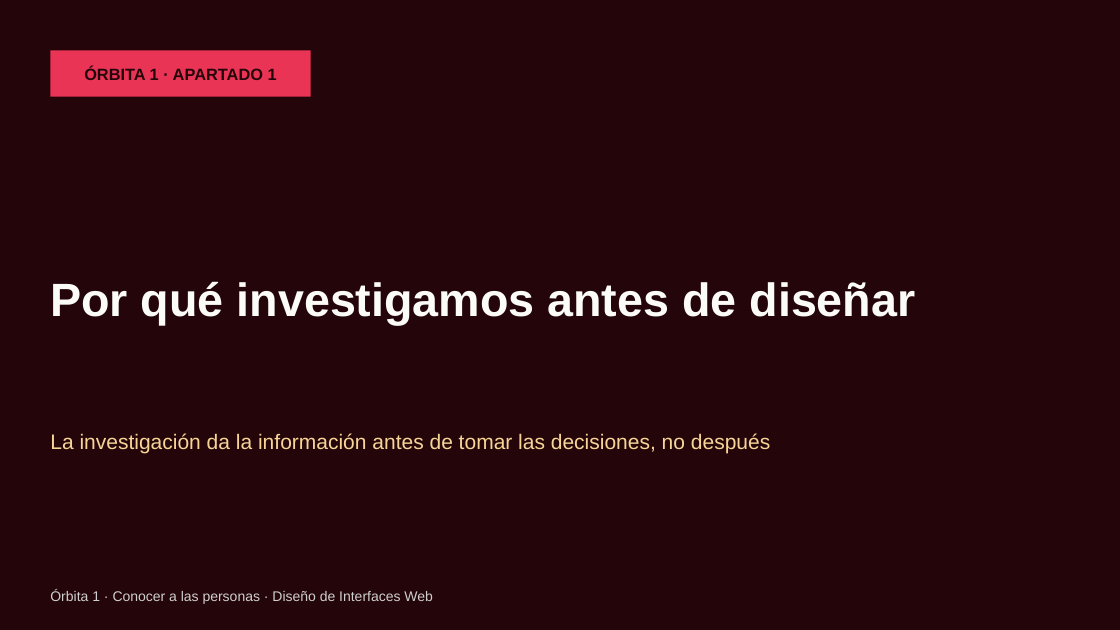
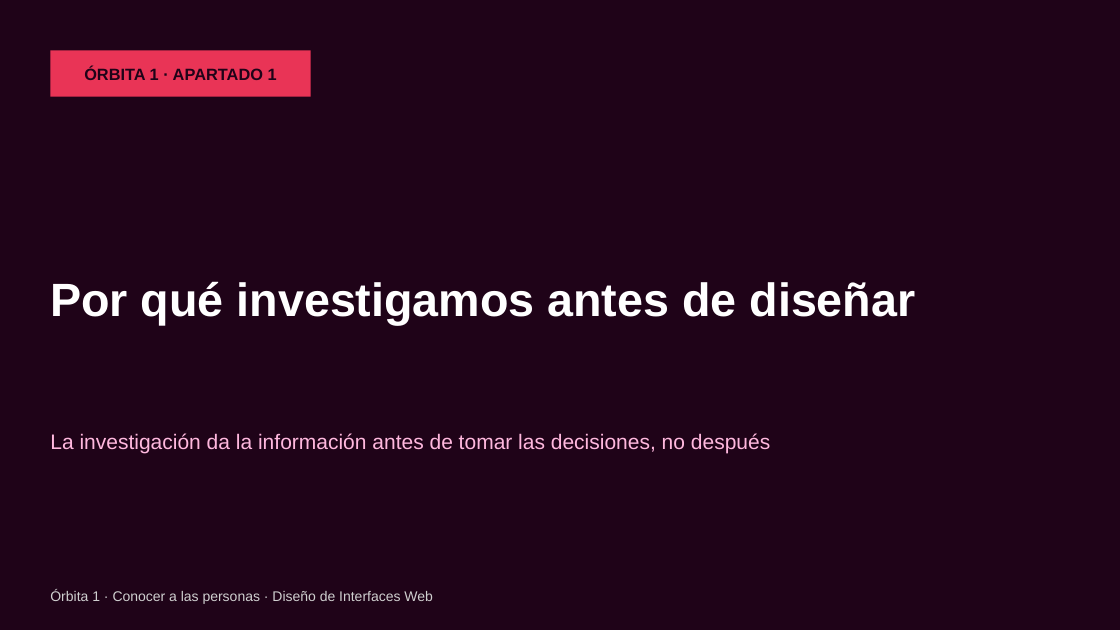
Before and after one commit to envasador/diseno-interfaces-web, a slide deck: slide 1 of docs/orbitas/orbita1/slides/pptx/orbita1_01_por_que_investigamos.pptx. Drawn at 1120x630 pixels with LibreOffice and Linux fonts; fonts in the diff are those of the drawing. Boxes give left, top, right and bottom in pixels: in the first picture for what was removed or moved away, otherwise in the second. Text is boxed around its words. In the diff, an @@ line names an element or a change of style, - is before the commit and + after.

Commit message:
Curso 2026 | 2027 - Nuevas órbitas.

```diff
--- a/docs/orbitas/orbita1/slides/pptx/orbita1_01_por_que_investigamos.pptx
+++ b/docs/orbitas/orbita1/slides/pptx/orbita1_01_por_que_investigamos.pptx
@@ background #240509 to #1F0318 @@
@@ text "ÓRBITA 1 · APARTADO 1" at [84,66,277,80]: text colour #240509 to #1F0318 @@
@@ text "Por qué investigamos antes de ..." at [50,281,916,326]: text colour #FBFBF8 to #FFFFFF @@
@@ text "La investigación da la información ..." at [50,433,770,453]: text colour #F7D597 to #FFB8DE @@
```
Also in this commit, not shown: 4 other slides changed, 25 other files.
